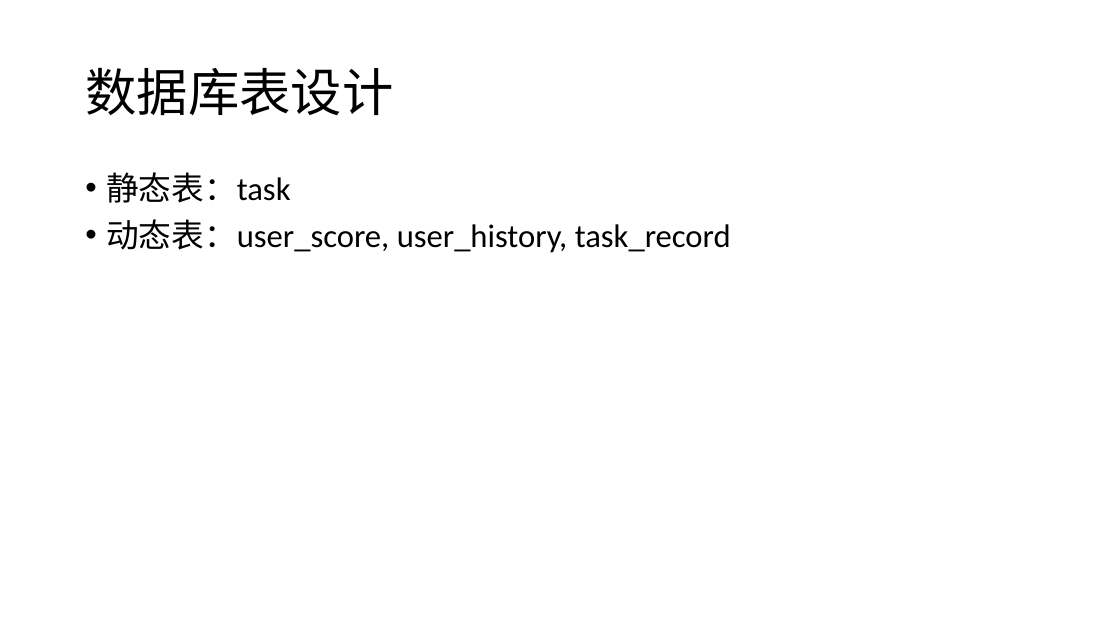
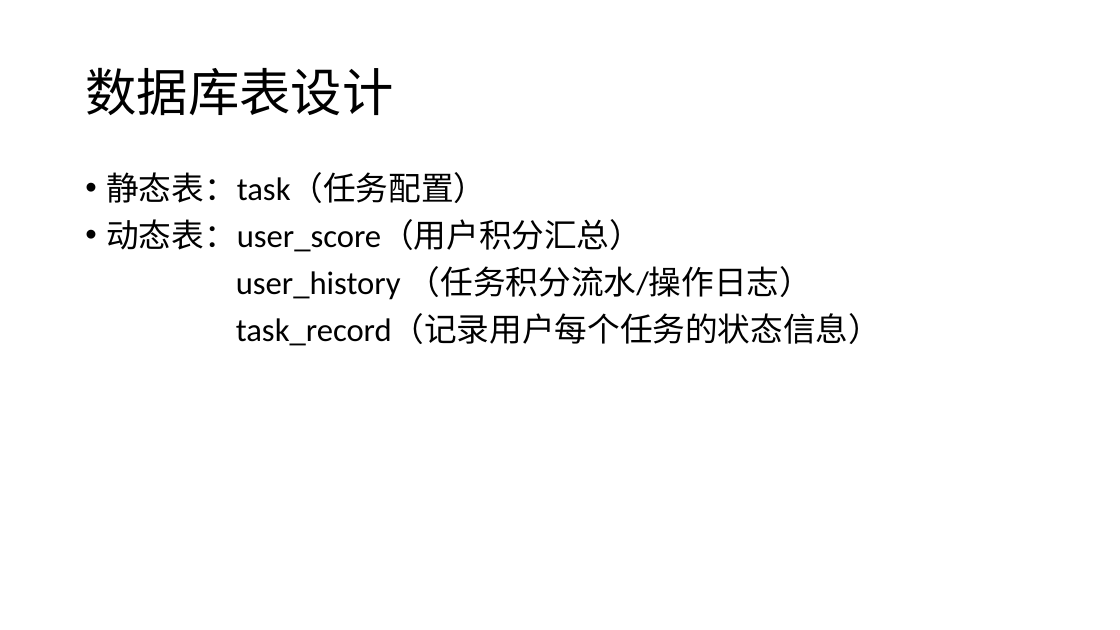
Before and after one commit to pullwindyuan/TaskCredit, a slide deck: slide 4 of document/20171103-cvte-web后端-祝宇平.pptx. Drawn at 1120x630 pixels with LibreOffice and Linux fonts; fonts in the diff are those of the drawing. Boxes give left, top, right and bottom in pixels: in the first picture for what was removed or moved away, otherwise in the second. Text is boxed around its words. In the diff, an @@ line names an element or a change of style, - is before the commit and + after.

```diff
--- a/document/20171103-cvte-web后端-祝宇平.pptx
+++ b/document/20171103-cvte-web后端-祝宇平.pptx
@@ text at bbox=[106, 172, 881, 346]: text changed @@
-• 静态表：task
-• 动态表：user_score, user_history, task_record
+• 静态表：task（任务配置）
+• 动态表：user_score（用户积分汇总）
+user_history （任务积分流水/操作日志）
+task_record（记录用户每个任务的状态信息）
```
Also in this commit, not shown: 4 other slides changed, 2 slides added, 1 slide removed.
